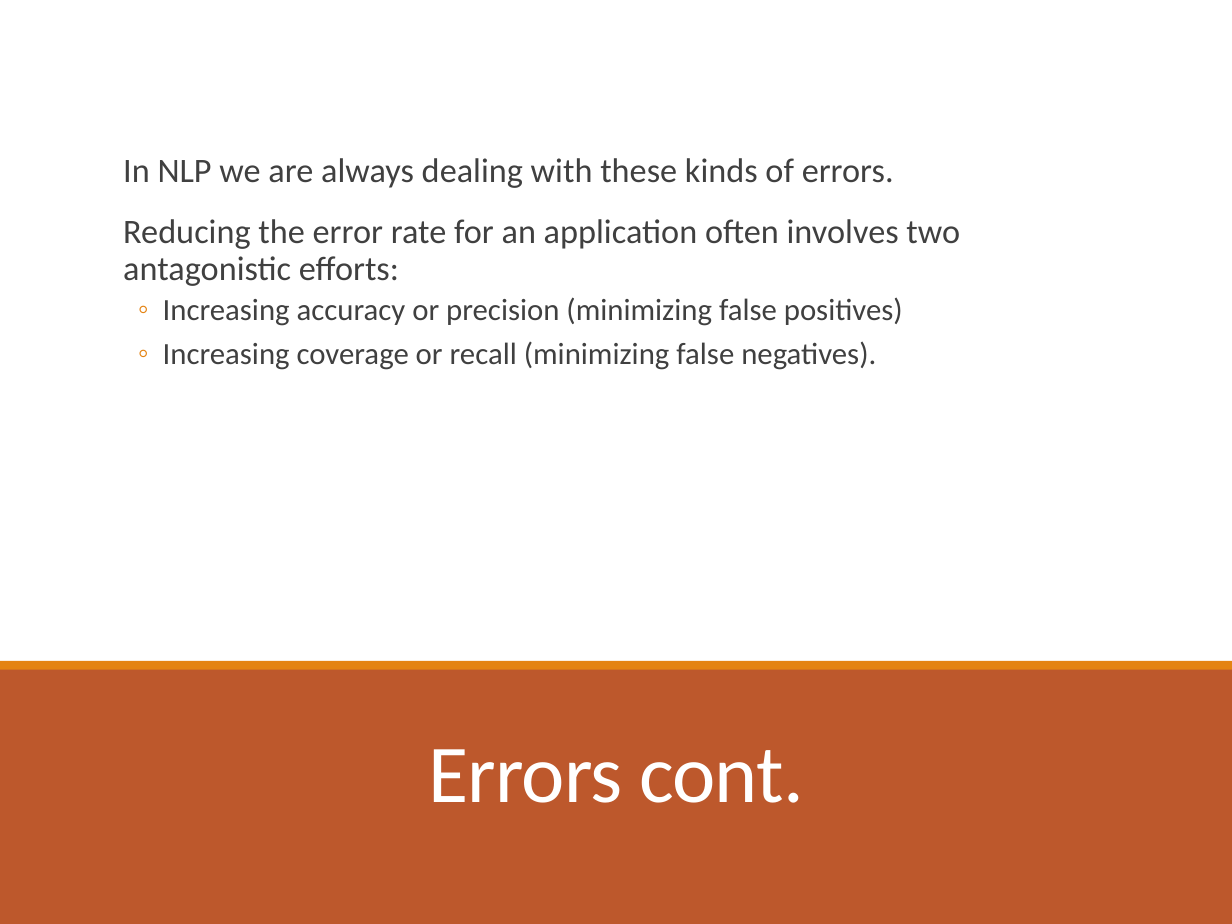
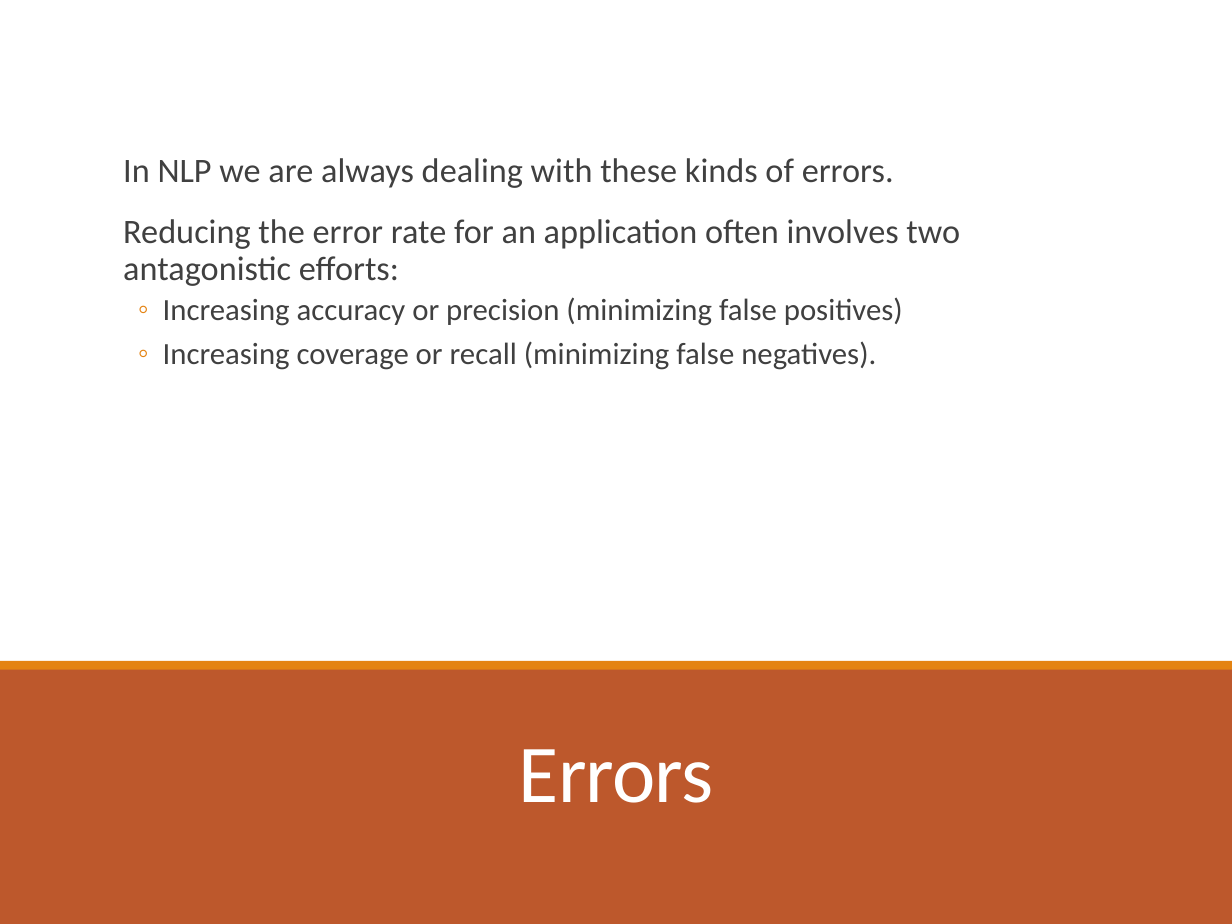
Before and after one commit to computational-linguistics-class/computational-linguistics-class.github.io, a slide deck: slide 22 of slides/02-text-processing.pptx (slide 26 before the commit). Drawn at 1232x924 pixels with LibreOffice and Linux fonts; fonts in the diff are those of the drawing. Boxes give left, top, right and bottom in pixels: in the first picture for what was removed or moved away, otherwise in the second. Text is boxed around its words. In the diff, an @@ line names an element or a change of style, - is before the commit and + after.

```diff
--- a/slides/02-text-processing.pptx
+++ b/slides/02-text-processing.pptx
@@ title at box(519, 749, 713, 803): text changed @@
-Errors cont.
+Errors
```
Also in this commit, not shown: 8 other slides changed, 3 slides added, 7 slides removed, 1 other file.
